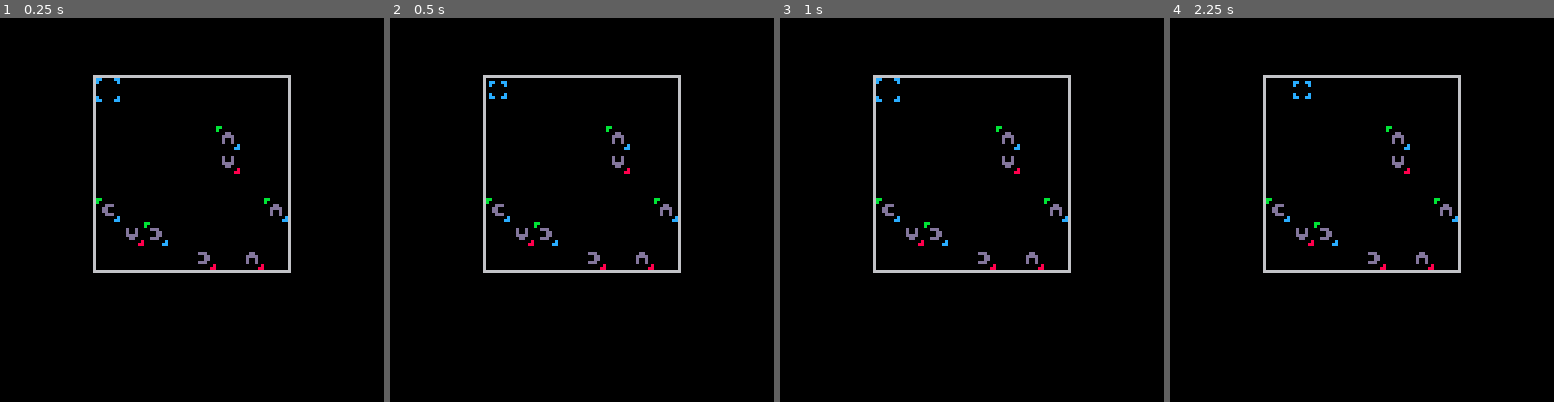
Above: before the commit, frames 1-4 (left to right).
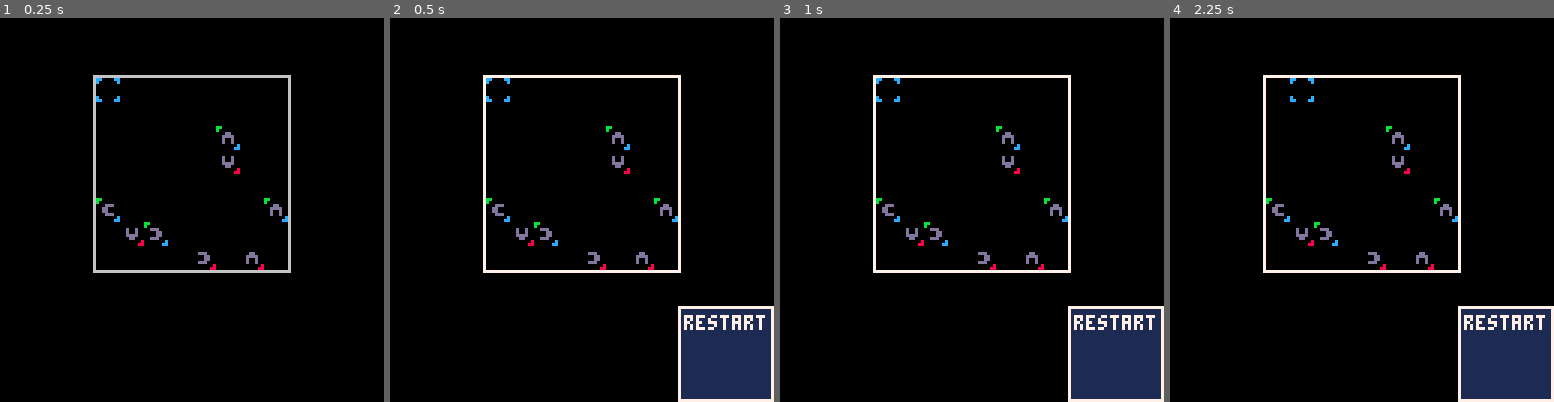
Above: after the commit, the same moments.

Repository: Dragonfoxing/p8projects
Game: PICO-8 cartridge Super Pico Wars Z/space_trpg.p8
The game is run twice, just before and just after one commit, with the same random seed, the same clock (stepped at 60 frames per second) and the same inputs.
Inputs:
- Up to frame 1 (0.25 s): no input
- Up to frame 2 (0.5 s): tap X (X key) at 0.33 s
- Up to frame 3 (1 s): tap O (Z key) at 0.7 s
- Up to frame 4 (2.25 s): tap X (X key) at 1.07, 1.85 s; hold Right 1.6-2.1 s; tap O (Z key) at 1.7, 2.1 s; hold Up from 2.15 s (still down)

Frame 1 is identical in both runs. In frame 2, 8.0% of the frame differs, in the area x 24-100%, y 14-100%; in frame 3, 7.8%; in frame 4, 8.0%.

Commit message:
options menu shows up on cancel now
NEXT options menu doesn't work except for cancelling out  of it

Diff:
--- a/Super Pico Wars Z/gameloop.lua
+++ b/Super Pico Wars Z/gameloop.lua
@@ -12,10 +12,11 @@
 
 function loop_player_turn()
 	if(check_if_out_of_moves(true)) then end_player_turn() end
-	if(not show_cmds) then
+	if(not show_cmds and not show_opts) then
 		update_cursor()
 		player_update()
-	elseif(show_cmds) then handle_commands_menu() end
+	elseif(show_cmds) then handle_commands_menu()
+	elseif(show_opts) then handle_options_menu() end
 end
 
 function end_player_turn()
--- a/Super Pico Wars Z/player.lua
+++ b/Super Pico Wars Z/player.lua
@@ -10,6 +10,8 @@
         show_cmds=true
         selected=hovered
         if(selected.moved) then cmd_pos=1 end
+    elseif(command==nil and btnp(5) and not show_cmds) then
+        show_opts=true
     end
     --[[
     if(not show_opts and not show_cmds and btnp(5)) then
@@ -135,3 +137,7 @@
     end
     --TODO: handle doing commands
 end
+
+function handle_options_menu()
+    if(btnp(5)) then show_opts=false end
+end
Not shown, changed: Super Pico Wars Z/todo.txt
